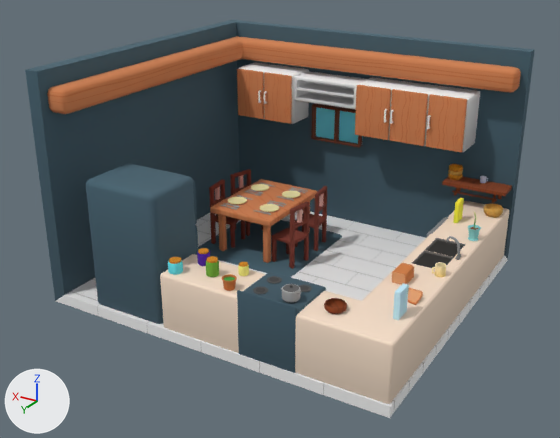
An edit to the FBX model Assets/Models/Kitchen.fbx, drawn before and after from the same camera.
Before and after are seen from a 50 mm camera at (-5.22, 9.09, 5.49) aimed at (0.05, 0.31, 1.1). The axes (+X, +Y, +Z) are drawn at lower left. The lights are the same throughout. Where no turn or scale is listed for an object, it has been applied to the vertices.

Names of what the first picture shows: 'Bowl', 'Desk', 'Ground', 'Kitchen', 'Mug', 'Shelf'.
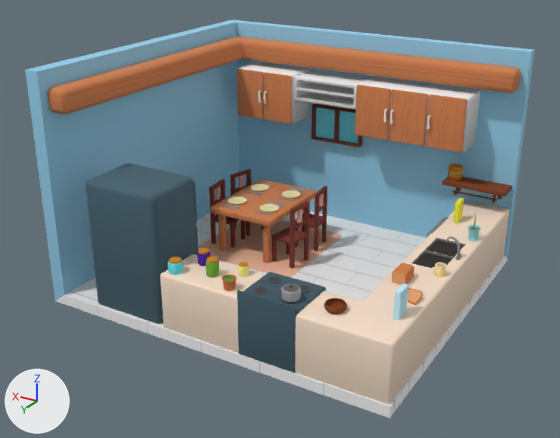
Where the newer file only moved an object's origin or applied its transform, the numbers keep the older frame.

The change, as a diff of the scene's bpy script:
```diff
--- a/Assets/Models/Kitchen.fbx.py
+++ b/Assets/Models/Kitchen.fbx.py
@@ me_model_0_004 @@
 me_model_0_004.from_pydata(...)  # 15198 vertices, 15476 faces; spans x -2.6..2.6, y -2.33..2.33, z 0.0..3.34
 # used by ob_kitchen; location = (0.0, 0.0, 0.0)
+# me_model_0_004 part 1: texture (UV) coordinates of 1300 of 15476 faces, centred in x -2.6..2.6, y -2.33..2.33, z 0.14..3.34, changed; they spanned u 0.68..0.68, v 0.94..0.95 and now span u 0.68..0.68, v 0.73..0.99
 me_model_0_004.materials.append(mat_material)
@@ ob_mug @@
-ob_mug = bpy.data.objects.new('Mug', me_model_0_022)
-ob_mug.location = (-1.97, -2.05, 1.33)
@@ ob_bowl @@
-ob_bowl = bpy.data.objects.new('Bowl', me_model_0_021)
-ob_bowl.location = (-2.43, -1.77, 0.95)
```

Changed parts and their boxes (x1, y1, x2, y2) in the pictures (560 x 438 px):
'Bowl', deleted: before (484, 204, 503, 218)
'Mug', deleted: before (480, 176, 486, 183)
part 1 of me_model_0_004, surface changed: (25, 20, 535, 301) in both
